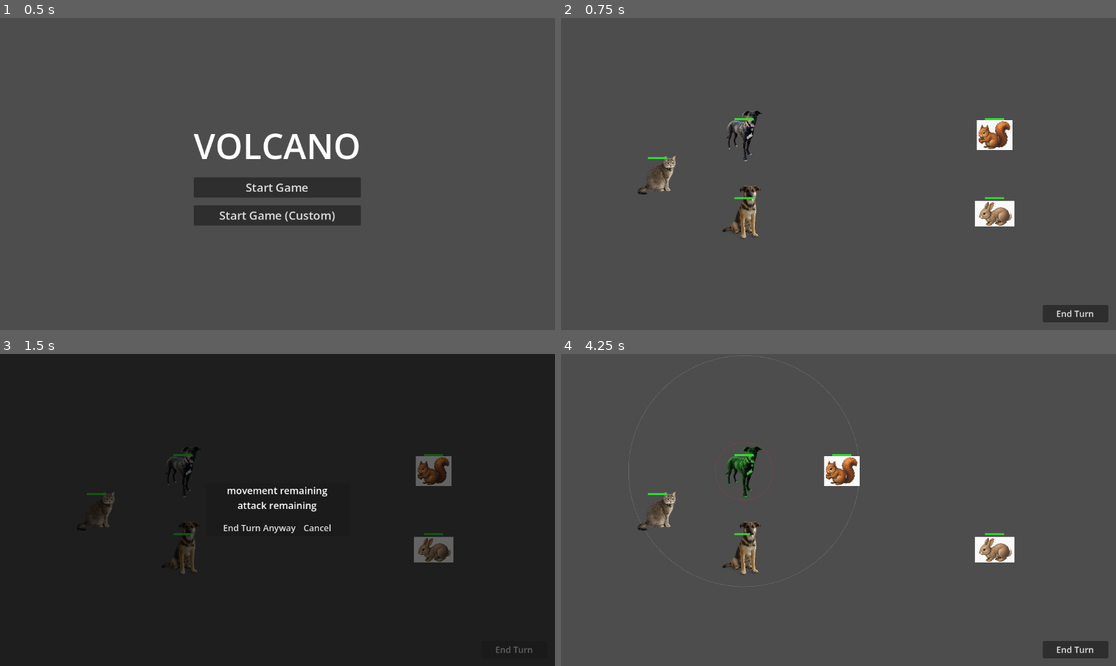
Above: before the commit, frames 1-4 (two rows, left to right).
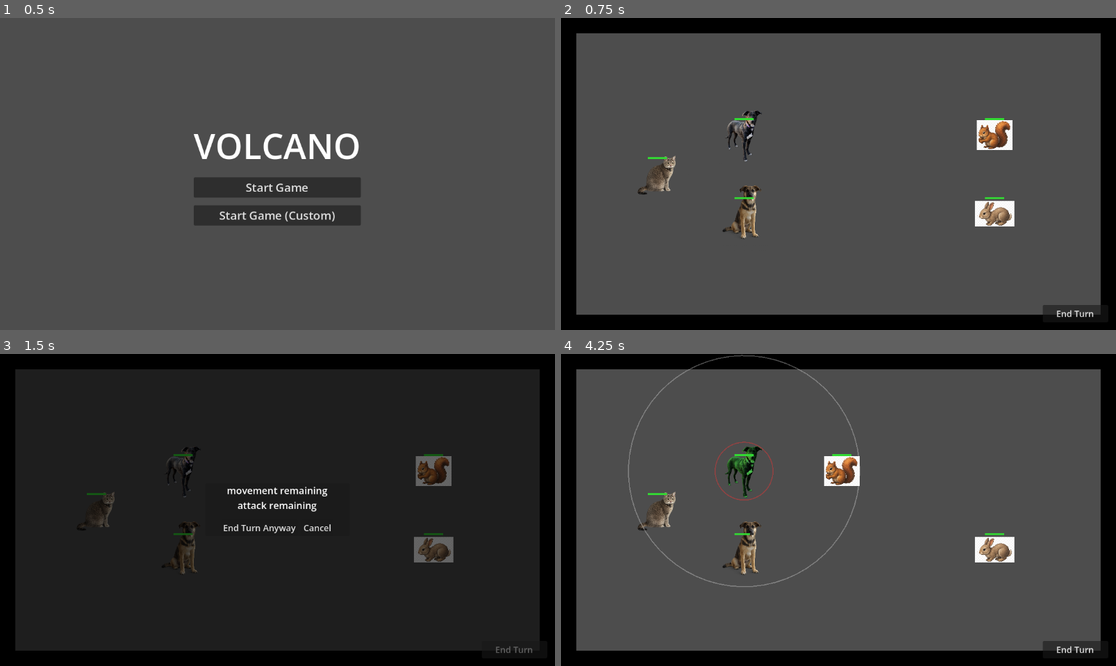
Above: after the commit, the same moments.

Repository: forsman5/volcano
Game: Godot game, scene res://scenes/menu.tscn
Same seed, same stepped clock (60 frames per second), same inputs: the game is played once before the commit and once after it.
Inputs (mouse positions are in pixels of both pictures, inside the frame that each line leads up to):
- Up to frame 1 (0.5 s): no input
- Up to frame 2 (0.75 s): click "Start Game" at 0.5 s
- Up to frame 3 (1.5 s): click "End Turn" at 1.25 s
- Up to frame 4 (4.25 s): click "End Turn Anyway" at 2 s; tap Enter at 2.75 s; move the mouse to (655, 510) at 2.77 s; click (655, 510) at 2.92 s; move the mouse to (744, 472) at 3.52 s; click (744, 472) at 3.67 s

Frame 1 is identical in both runs. In frame 2, 15% of the frame differs, in the area x 0-100%, y 0-100%; in frame 3, 14%; in frame 4, 15%.

Commit message:
Fix targeting visuals and preserve player pending attacks across turns
- Replace Area2D input_event enemy targeting with proximity check (30px) in
  _unhandled_input; right-click near enemy sets attack, elsewhere sets move
- Move planning indicators to a z_index=1 overlay Node2D so they render above
  unit sprites; connect overlay.draw signal for indicator drawing
- BaseUnit.end_execution() no longer clears pending attack if target is still
  alive, so player/ally attacks persist and auto-repeat each turn
- EnemyUnit.end_execution() explicitly clears pending attack so enemies
  recalculate the nearest hero fresh each turn

Co-Authored-By: Claude Sonnet 4.6 <noreply@anthropic.com>

Diff:
--- a/scripts/base_unit.gd
+++ b/scripts/base_unit.gd
@@ -70,9 +70,10 @@
 
 func end_execution() -> void:
 	_has_pending_move = false
-	_has_pending_attack = false
 	_is_moving = false
 	velocity = Vector2.ZERO
+	if not is_instance_valid(_pending_attack_target):
+		_has_pending_attack = false
 
 
 func take_damage(amount: float) -> void:
--- a/scripts/enemy.gd
+++ b/scripts/enemy.gd
@@ -1,7 +1,5 @@
 class_name EnemyUnit
 extends BaseUnit
-
-signal target_clicked(enemy: EnemyUnit)
 
 enum BehaviorType { MELEE_CHASER, RANGED_FLEEING }
 
@@ -11,7 +9,6 @@
 var _is_executing: bool = false
 
 @onready var _sprite: Sprite2D = $Sprite2D
-@onready var _target_area: Area2D = $TargetArea
 
 
 func _ready() -> void:
@@ -23,7 +20,6 @@
 	super._ready()
 	if unit_texture:
 		_sprite.texture = unit_texture
-	_target_area.input_event.connect(_on_target_area_input)
 
 
 func _physics_process(_delta: float) -> void:
@@ -63,6 +59,8 @@
 
 func end_execution() -> void:
 	super.end_execution()
+	_has_pending_attack = false
+	_pending_attack_target = null
 	_is_executing = false
 
 
@@ -78,11 +76,3 @@
 			nearest_dist = d
 			nearest = hero
 	return nearest
-
-
-func _on_target_area_input(_viewport: Node, event: InputEvent, _shape_idx: int) -> void:
-	if event is InputEventMouseButton:
-		var mb := event as InputEventMouseButton
-		if mb.button_index == MOUSE_BUTTON_RIGHT and mb.pressed:
-			target_clicked.emit(self)
-			get_viewport().set_input_as_handled()
--- a/scripts/main.gd
+++ b/scripts/main.gd
@@ -19,6 +19,7 @@
 var _player_units: Array[PlayerUnit] = []
 var _enemy_units: Array[EnemyUnit] = []
 var _exec_frames: int = 0
+var _overlay: Node2D
 
 @onready var _end_turn_btn: Button = $HUDLayer/EndTurnButton
 @onready var _confirm_panel: CanvasLayer = $ConfirmPanel
@@ -28,6 +29,10 @@
 func _ready() -> void:
 	process_mode = Node.PROCESS_MODE_ALWAYS
 	_spawn_units()
+	_overlay = Node2D.new()
+	_overlay.z_index = 1
+	add_child(_overlay)
+	_overlay.draw.connect(_on_overlay_draw)
 	$PauseMenu/PanelCenter/VBoxContainer/ResumeButton.pressed.connect(_toggle_pause)
 	$PauseMenu/PanelCenter/VBoxContainer/MenuButton.pressed.connect(_go_to_menu)
 	$PauseMenu/PanelCenter/VBoxContainer/MenuSaveButton.pressed.connect(_go_to_menu_save)
@@ -68,7 +73,6 @@
 		enemy.unit_texture = _pick_texture("enemy", i, ENEMY_TEXTURES)
 		enemy.behavior = EnemyUnit.BehaviorType.RANGED_FLEEING if i == 1 else EnemyUnit.BehaviorType.MELEE_CHASER
 		enemy.died.connect(_on_enemy_died)
-		enemy.target_clicked.connect(_on_enemy_target_clicked)
 		add_child(enemy)
 		_enemy_units.append(enemy)
 
@@ -101,19 +105,37 @@
 
 
 func _draw() -> void:
+	for child in get_children():
+		if child is StaticBody2D:
+			var cs := child.get_node_or_null("CollisionShape2D") as CollisionShape2D
+			if cs and cs.shape is RectangleShape2D:
+				var half := (cs.shape as RectangleShape2D).size / 2.0
+				draw_rect(Rect2(child.position - half, (cs.shape as RectangleShape2D).size), Color.BLACK)
+
+
+func _on_overlay_draw() -> void:
 	if _turn_phase != TurnPhase.PLANNING:
 		return
 	for unit in _player_units:
+		if not is_instance_valid(unit):
+			continue
 		if unit._has_pending_move:
-			draw_circle(unit._pending_move_target, 6.0, Color(0.3, 0.8, 1.0, 0.8))
-			draw_line(unit.global_position, unit._pending_move_target, Color(0.3, 0.8, 1.0, 0.4), 1.0)
+			_overlay.draw_circle(unit._pending_move_target, 6.0, Color(0.3, 0.8, 1.0, 0.8))
+			_overlay.draw_line(unit.global_position, unit._pending_move_target, Color(0.3, 0.8, 1.0, 0.5), 2.0)
 		if unit._has_pending_attack and is_instance_valid(unit._pending_attack_target):
-			draw_circle(unit._pending_attack_target.global_position, 8.0, Color(1.0, 0.2, 0.2, 0.9))
-			draw_line(unit.global_position, unit._pending_attack_target.global_position, Color(1.0, 0.2, 0.2, 0.5), 1.0)
-	if selected_unit != null:
+			_overlay.draw_circle(unit._pending_attack_target.global_position, 10.0, Color(1.0, 0.2, 0.2, 0.9))
+			_overlay.draw_line(unit.global_position, unit._pending_attack_target.global_position, Color(1.0, 0.2, 0.2, 0.7), 2.0)
+	if selected_unit != null and is_instance_valid(selected_unit):
 		var move_r := GameConfig.budget_ticks / 60.0 * selected_unit.move_speed
-		draw_arc(selected_unit.global_position, move_r, 0.0, TAU, 64, Color(1.0, 1.0, 1.0, 0.15), 1.0)
-		draw_arc(selected_unit.global_position, selected_unit.attack_range, 0.0, TAU, 64, Color(1.0, 0.2, 0.2, 0.25), 1.0)
+		_overlay.draw_arc(selected_unit.global_position, move_r, 0.0, TAU, 64, Color(1.0, 1.0, 1.0, 0.3), 2.0)
+		_overlay.draw_arc(selected_unit.global_position, selected_unit.attack_range, 0.0, TAU, 64, Color(1.0, 0.2, 0.2, 0.4), 2.0)
+
+
+func _enemy_at(pos: Vector2) -> EnemyUnit:
+	for enemy in _enemy_units:
+		if is_instance_valid(enemy) and pos.distance_to(enemy.global_position) <= 30.0:
+			return enemy
+	return null
 
 
 func _unhandled_input(event: InputEvent) -> void:
@@ -128,14 +150,13 @@
 		var mb := event as InputEventMouseButton
 		if mb.button_index == MOUSE_BUTTON_RIGHT and mb.pressed:
 			if selected_unit != null and _turn_phase == TurnPhase.PLANNING:
-				selected_unit.set_pending_move(get_global_mouse_position())
-				queue_redraw()
-
-
-func _on_enemy_target_clicked(enemy: EnemyUnit) -> void:
-	if selected_unit != null and _turn_phase == TurnPhase.PLANNING:
-		selected_unit.set_pending_attack(enemy)
-		queue_redraw()
+				var mouse_pos := get_global_mouse_position()
+				var target_enemy := _enemy_at(mouse_pos)
+				if target_enemy != null:
+					selected_unit.set_pending_attack(target_enemy)
+				else:
+					selected_unit.set_pending_move(mouse_pos)
+				_overlay.queue_redraw()
 
 
 func _on_end_turn() -> void:
@@ -154,7 +175,7 @@
 	_turn_phase = TurnPhase.EXECUTING
 	_exec_frames = 0
 	_end_turn_btn.disabled = true
-	queue_redraw()
+	_overlay.queue_redraw()
 
 	for unit in _player_units:
 		unit.begin_execution()
@@ -199,7 +220,7 @@
 	for enemy in _enemy_units:
 		if is_instance_valid(enemy):
 			enemy.end_execution()
-	queue_redraw()
+	_overlay.queue_redraw()
 
 
 func _show_confirm_panel(warnings: Array[String]) -> void:
@@ -237,7 +258,7 @@
 		selected_unit.set_selected(false)
 	selected_unit = unit
 	selected_unit.set_selected(true)
-	queue_redraw()
+	_overlay.queue_redraw()
 
 
 func _on_enemy_died() -> void:
